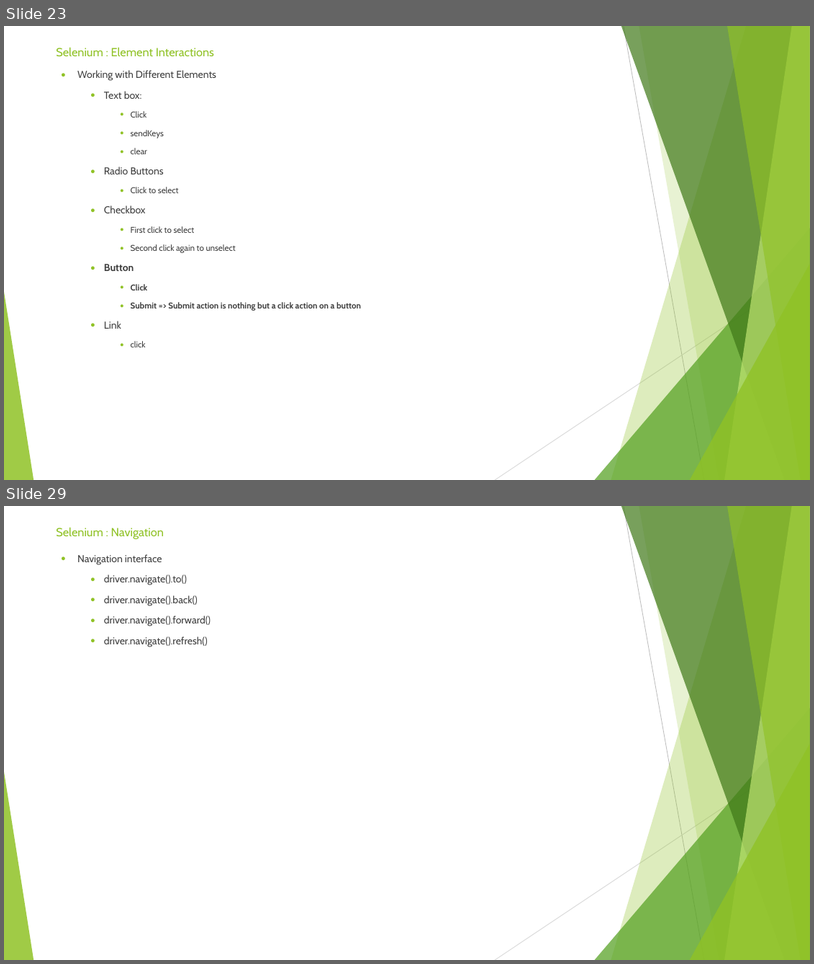
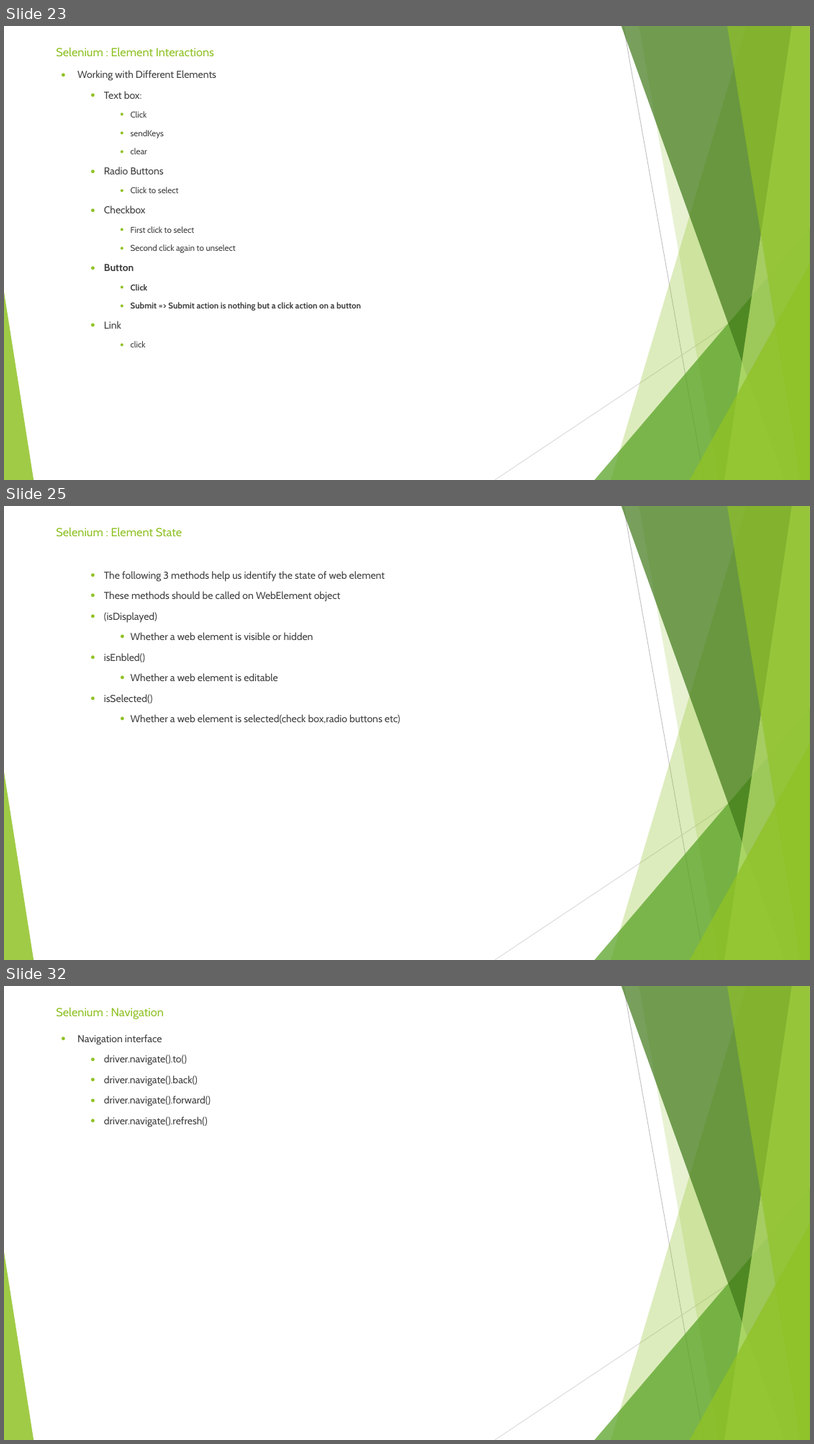
Before and after one commit to sidissir/mk-selenium-training, a slide deck: SeleniumPPT.pptx. Shown one above the other, each under a label of ours: slides 23 and 29 before the commit, slides 23, 25 and 32 after it; the slides between them are not shown. The pictures are 814x964 and 814x1444 pixels, drawn with LibreOffice and Linux fonts; fonts in the diff are those of the drawing. Boxes give left, top, right and bottom in pixels: in the first picture for what was removed or moved away, otherwise in the second. Text is boxed around its words. In the diff, an @@ line names an element or a change of style, - is before the commit and + after.

```diff
--- a/SeleniumPPT.pptx
+++ b/SeleniumPPT.pptx
@@ slide 25 added at box(4, 506, 810, 960), background #FFFFFF; not listed: 10 template elements that a slide beside it also shows @@
@@ title added at box(56, 527, 182, 537), 14 pt, text #90C226 @@
+Selenium : Element State
@@ text added at box(104, 571, 401, 723), 12 pt, text #3F3F3F @@
+  ● The following 3 methods help us identify the state of web element
+  ● These methods should be called on WebElement object
+  ● (isDisplayed)
+    ● Whether a web element is visible or hidden
+  ● isEnbled()
+    ● Whether a web element is editable
+  ● isSelected()
+    ● Whether a web element is selected(check box,radio buttons etc)
@@ what was slide 29 is now slide 32 @@
```
Also in this commit, not shown: 5 slides changed, 2 other slides added, 17 other files.
